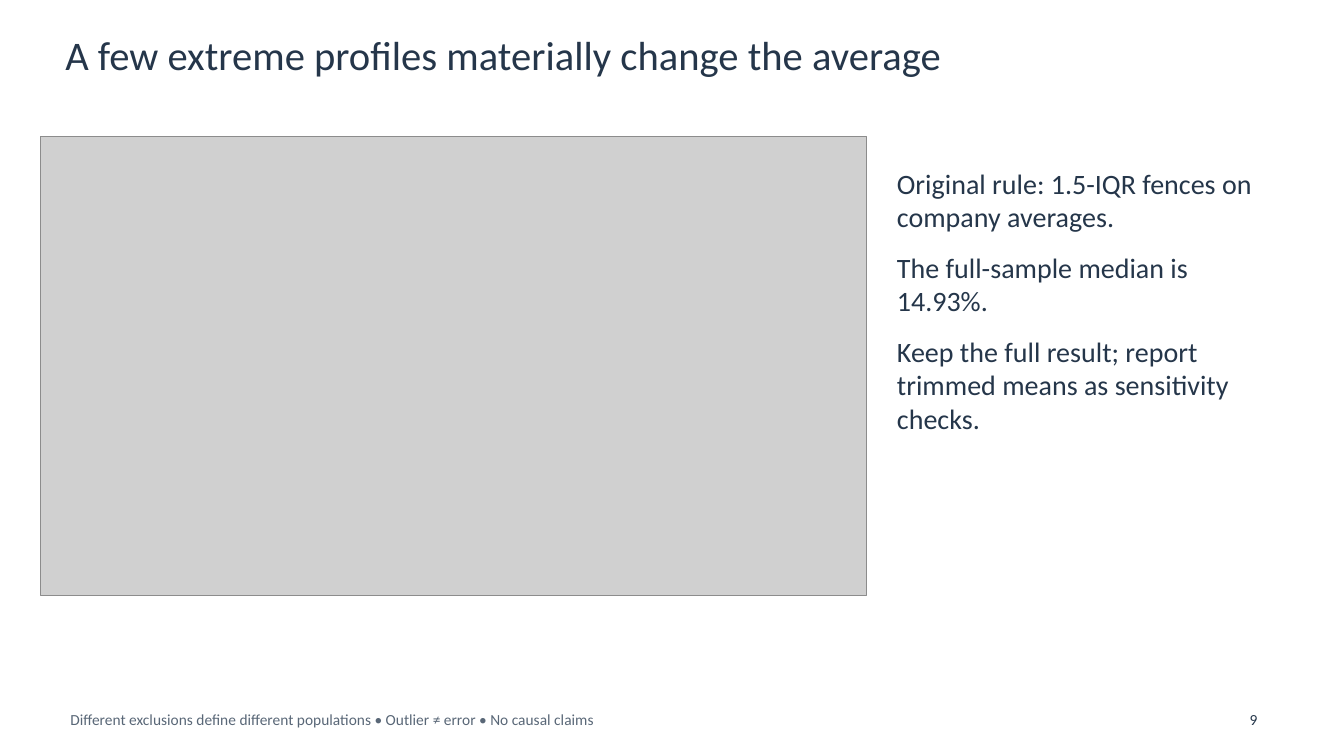
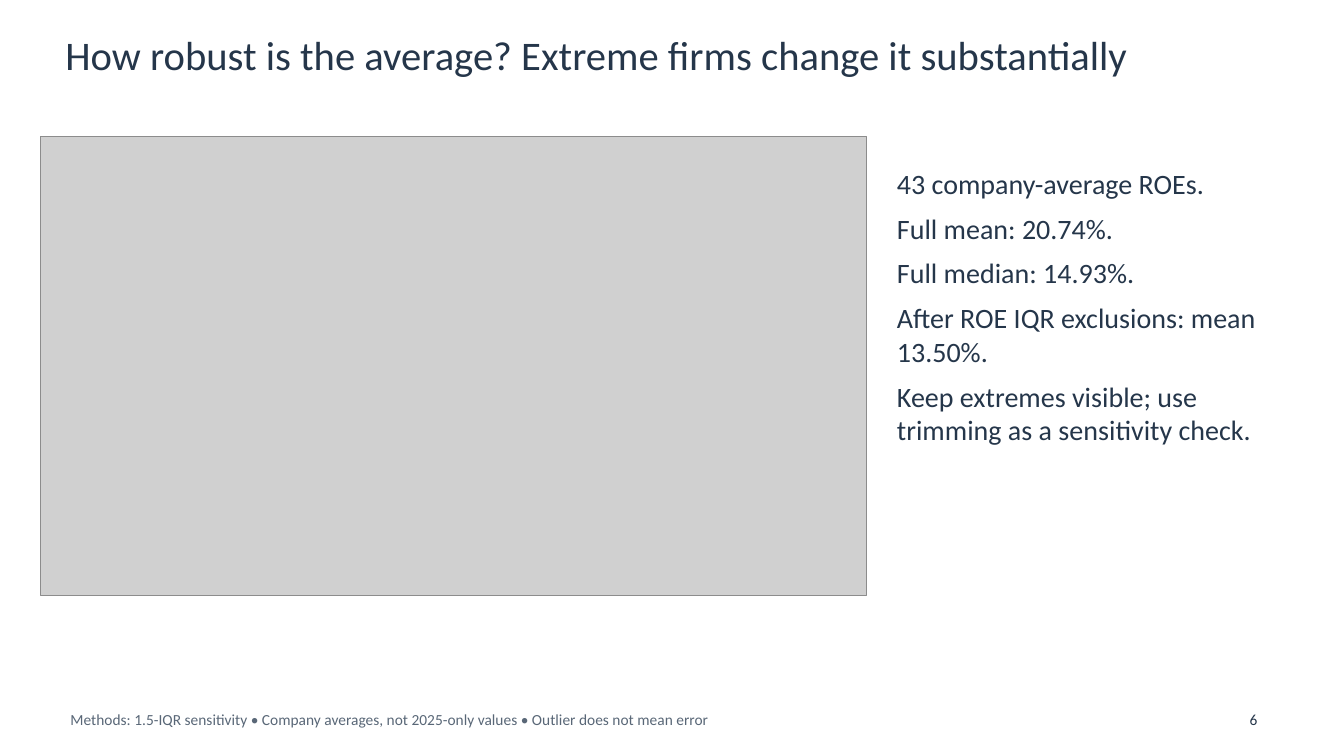
Before and after one commit to chocojawns/DA401, a slide deck: slide 6 of presentations/homework5_team/Homework5_Team_10_Slides.pptx (slide 9 before the commit). Drawn at 1344x756 pixels with LibreOffice and Linux fonts; fonts in the diff are those of the drawing; grey boxes stand for pictures. Boxes give left, top, right and bottom in pixels: in the first picture for what was removed or moved away, otherwise in the second. Text is boxed around its words. In the diff, an @@ line names an element or a change of style, - is before the commit and + after.

```diff
--- a/presentations/homework5_team/Homework5_Team_10_Slides.pptx
+++ b/presentations/homework5_team/Homework5_Team_10_Slides.pptx
@@ text at [65, 41, 1127, 77]: text changed @@
-A few extreme profiles materially change the average
+How robust is the average? Extreme firms change it substantially
@@ text at [897, 176, 1255, 445]: text changed @@
-Original rule: 1.5-IQR fences on company averages.
-The full-sample median is 14.93%.
-Keep the full result; report trimmed means as sensitivity checks.
+43 company-average ROEs.
+Full mean: 20.74%.
+Full median: 14.93%.
+After ROE IQR exclusions: mean 13.50%.
+Keep extremes visible; use trimming as a sensitivity check.
@@ text at [70, 714, 708, 728]: text changed @@
-Different exclusions define different populations • Outlier ≠ error • No causal claims
+Methods: 1.5-IQR sensitivity • Company averages, not 2025-only values • Outlier does not mean error
@@ text at [1250, 714, 1258, 725]: text changed @@
-9
+6
```
Also in this commit, not shown: 4 other slides changed, 5 slides added, 5 slides removed, 2 other files.
